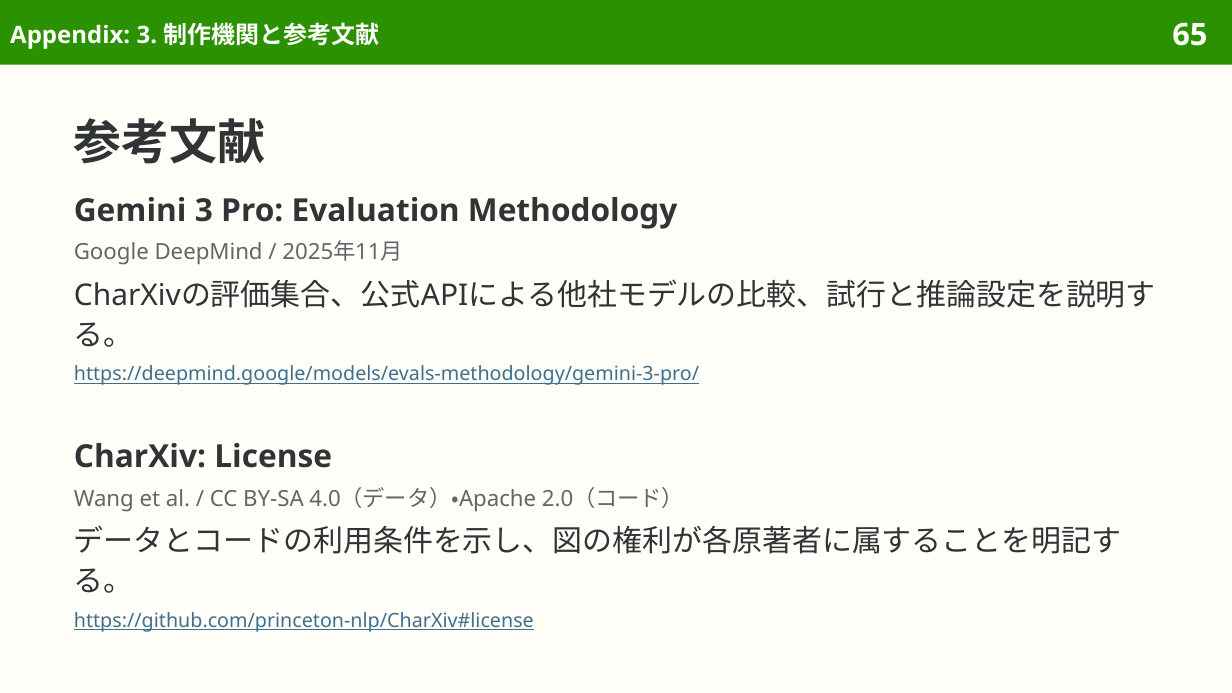
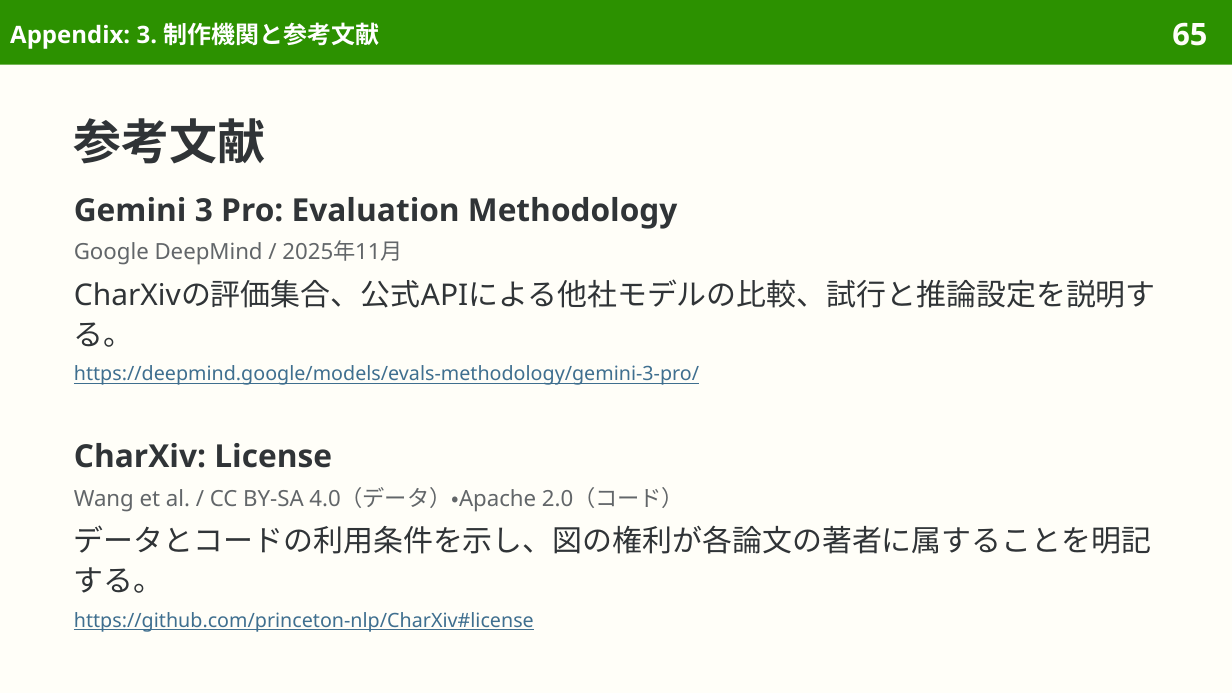
Before and after one commit to sasakiy84/datasets-in-10-minutes, a slide deck: slide 65 of slides/datasets-in-10-minutes-charxiv.pptx. Drawn at 1232x693 pixels with LibreOffice and Linux fonts; fonts in the diff are those of the drawing. Boxes give left, top, right and bottom in pixels: in the first picture for what was removed or moved away, otherwise in the second. Text is boxed around its words. In the diff, an @@ line names an element or a change of style, - is before the commit and + after.

Commit message:
slides(charxiv): refine Japanese wording and pair translations

```diff
--- a/slides/datasets-in-10-minutes-charxiv.pptx
+++ b/slides/datasets-in-10-minutes-charxiv.pptx
@@ text at (74, 525, 1152, 593): text changed @@
-データとコードの利用条件を示し、図の権利が各原著者に属することを明記する。
+データとコードの利用条件を示し、図の権利が各論文の著者に属することを明記する。
```
Also in this commit, not shown: 1 other slide changed, 4 other files.
